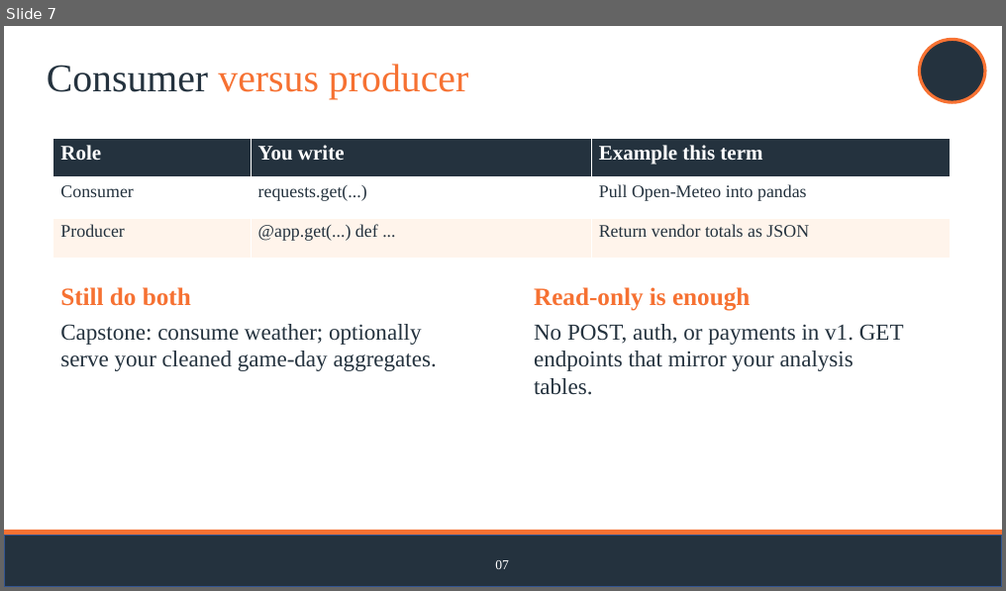
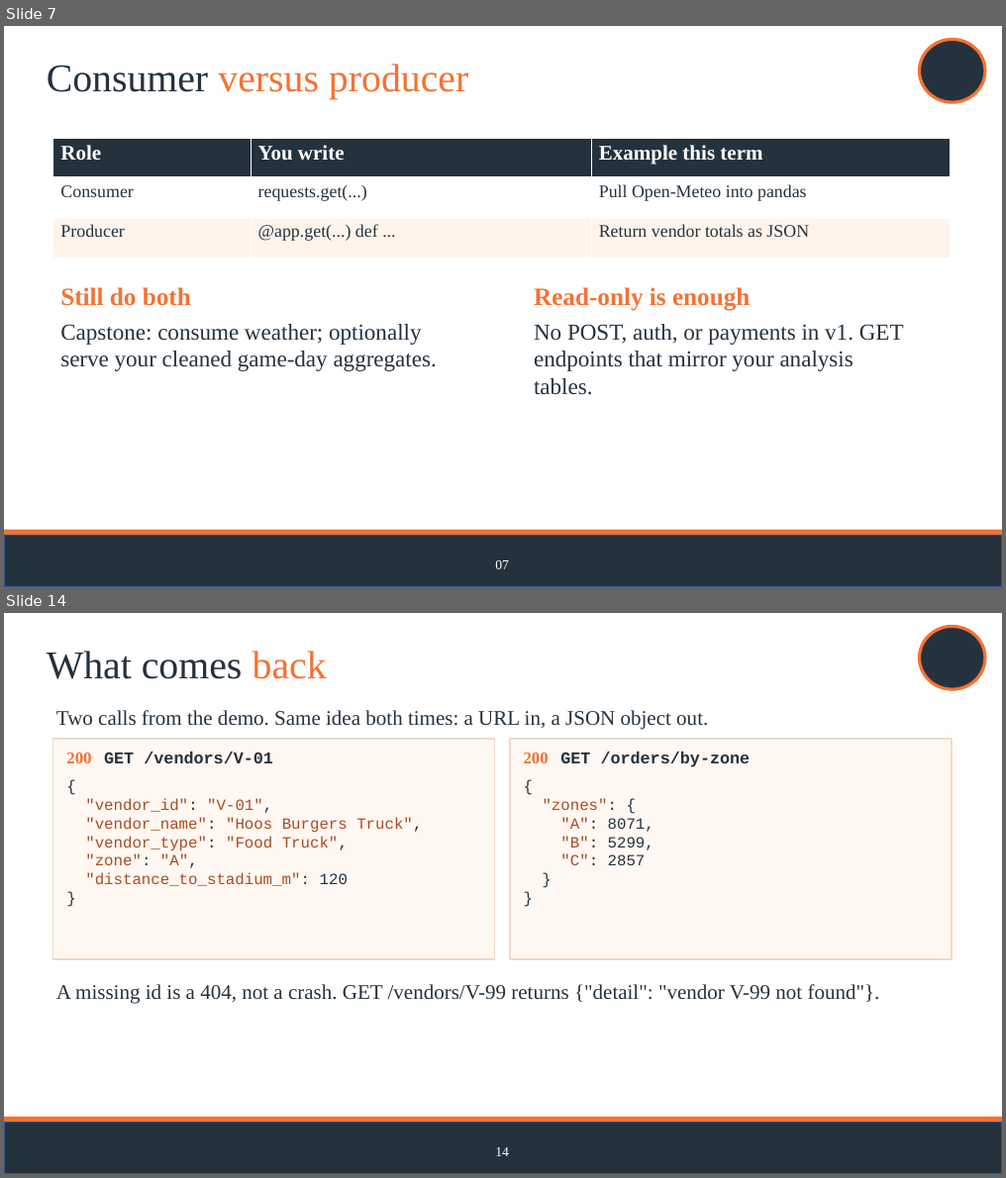
Before and after one commit to jasontpv/DS2002FA26, a slide deck: notebooks/08-capstone-gameday/DS2002 Build Your Own API.pptx. Shown one above the other, each under a label of ours: slide 7 before the commit, slides 7 and 14 after it; the slides between them are not shown. The pictures are 1006x591 and 1006x1178 pixels, drawn with LibreOffice and Linux fonts; fonts in the diff are those of the drawing; background and template pictures are left out. Boxes give left, top, right and bottom in pixels: in the first picture for what was removed or moved away, otherwise in the second. Text is boxed around its words. In the diff, an @@ line names an element or a change of style, - is before the commit and + after.

```diff
--- a/notebooks/08-capstone-gameday/DS2002 Build Your Own API.pptx
+++ b/notebooks/08-capstone-gameday/DS2002 Build Your Own API.pptx
@@ slide 14 added at [4, 613, 1002, 1174], background #FFFFFF; not listed: 3 template elements that a slide beside it also shows @@
@@ title added at [47, 651, 327, 679], 37.9 pt, text #24323E @@
+What comes back
@@ text added at [56, 710, 708, 729], 20 pt, text #24323E @@
+Two calls from the demo. Same idea both times: a URL in, a JSON object out.
@@ rectangle added at [54, 739, 495, 959], fill #FFF7F1, outline #F0D9C8 1 pt, 15 pt, text #A94B23 @@
+200 GET /vendors/V-01
+{
+"vendor_id": "V-01",
+"vendor_name": "Hoos Burgers Truck",
+"vendor_type": "Food Truck",
+"zone": "A",
+"distance_to_stadium_m": 120
+}
@@ rectangle added at [510, 739, 951, 959], fill #FFF7F1, outline #F0D9C8 1 pt, 15 pt, text #24323E @@
+200 GET /orders/by-zone
+{
+"zones": {
+"A": 8071,
+"B": 5299,
+"C": 2857
+}
+}
@@ text added at [56, 984, 880, 1004], 20 pt, text #24323E @@
+A missing id is a 404, not a crash. GET /vendors/V-99 returns {"detail": "vendor V-99 not found"}.
@@ text added at [495, 1148, 509, 1157], 13 pt, text #FFFFFF @@
+14
```
Also in this commit, not shown: 8 slides changed, 4 other slides added, 1 slide removed, 5 other files.
